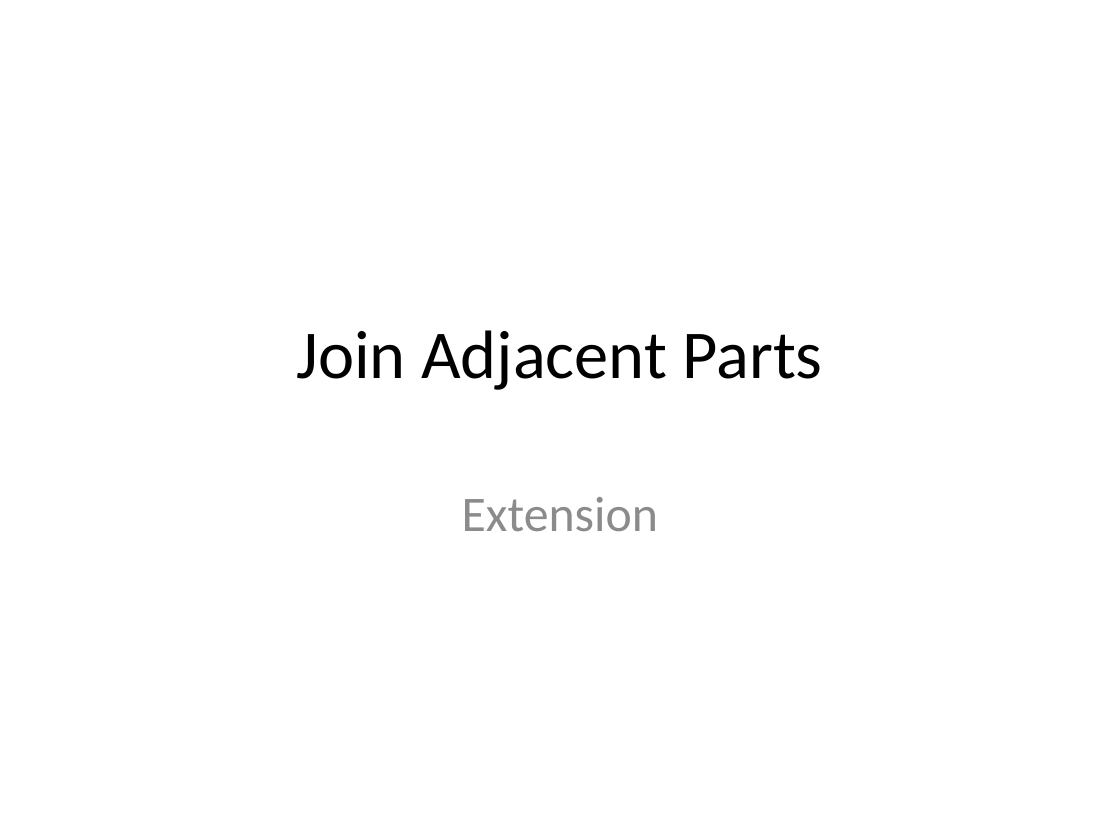
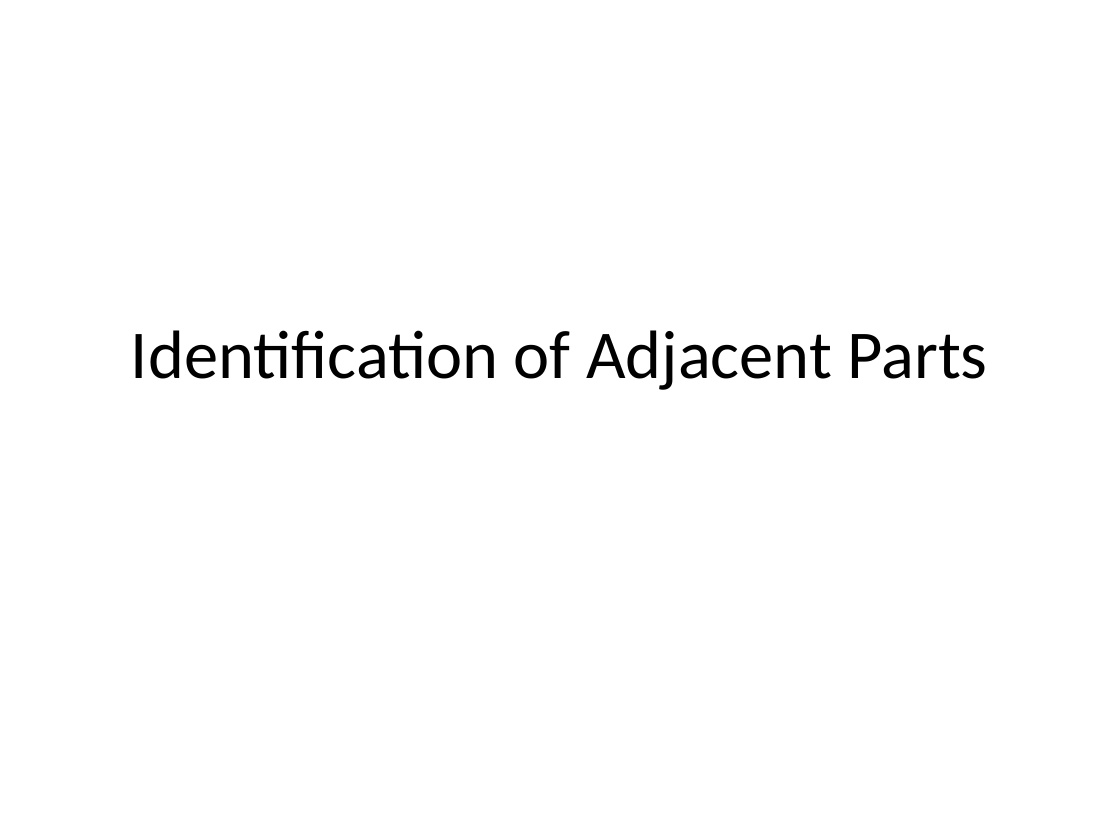
Before and after one commit to orperel/DecomposeForPacking, a slide deck: slide 48 of DecomposeForPacking/docs/Decompose for Packing - Summary and Extensions.pptx (slide 39 before the commit). Drawn at 1120x840 pixels with LibreOffice and Linux fonts; fonts in the diff are those of the drawing. Boxes give left, top, right and bottom in pixels: in the first picture for what was removed or moved away, otherwise in the second. Text is boxed around its words. In the diff, an @@ line names an element or a change of style, - is before the commit and + after.

```diff
--- a/DecomposeForPacking/docs/Decompose for Packing - Summary and Extensions.pptx
+++ b/DecomposeForPacking/docs/Decompose for Packing - Summary and Extensions.pptx
@@ title at (131,330,988,390): text changed @@
-Join Adjacent Parts
+Identification of Adjacent Parts
@@ subtitle removed at (462,497,658,531) @@
-Extension
```
Also in this commit, not shown: 15 other slides changed, 13 slides added, 2 slides removed, 15 other files.
